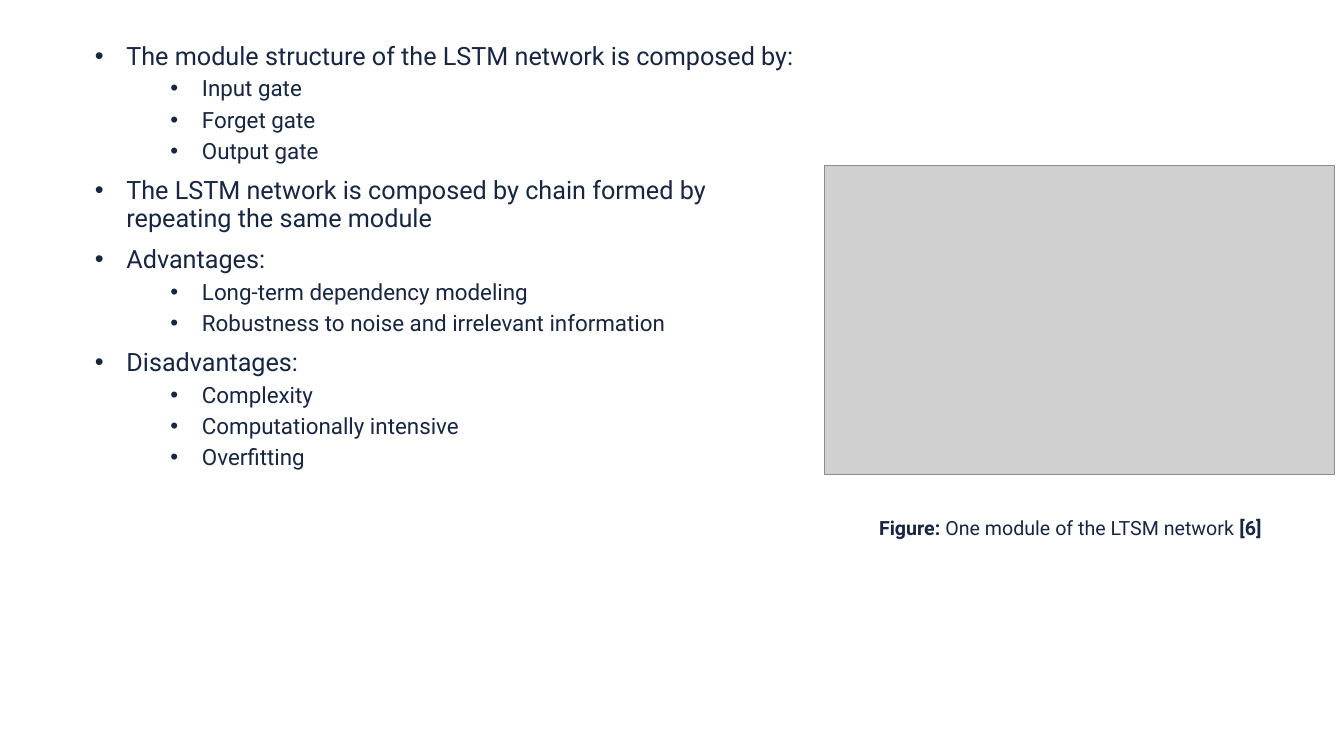
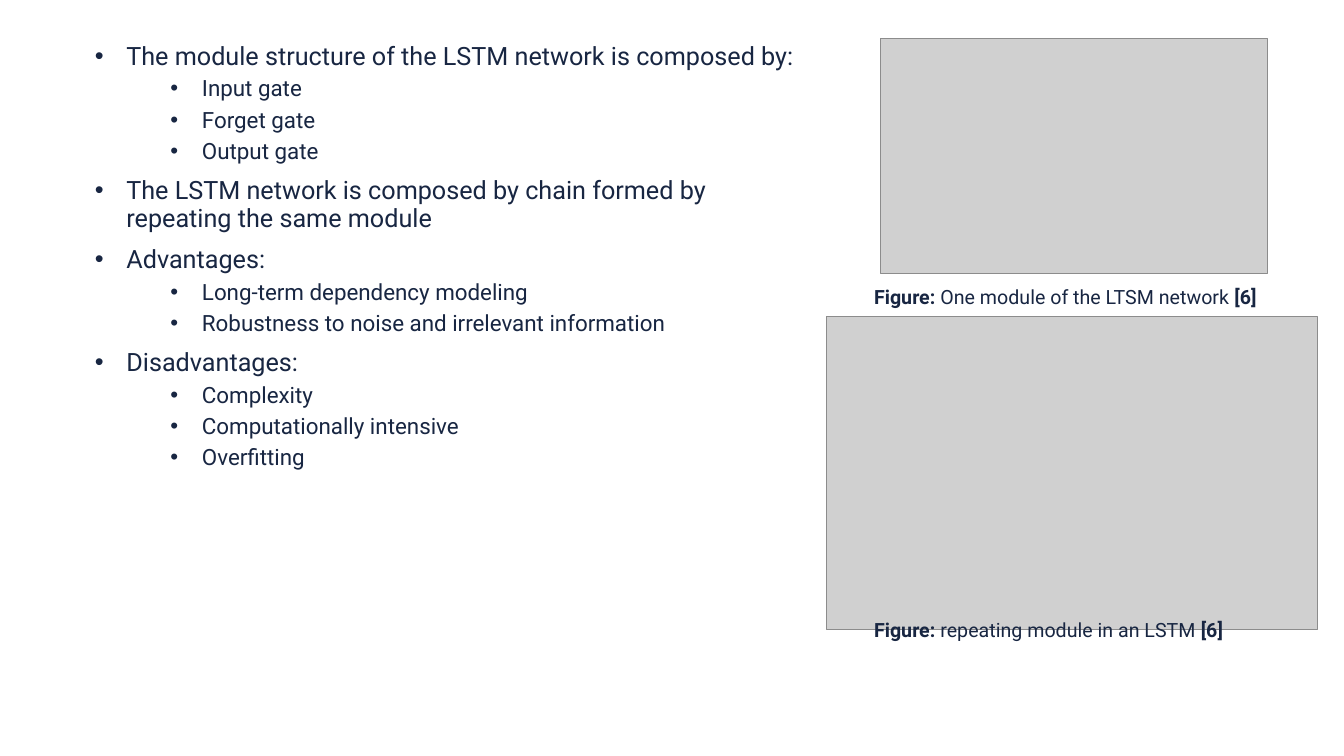
Before and after one commit to silviufilote/S4HDD, a slide deck: slide 15 of Time series project/documentation/slides.pptx. Drawn at 1344x756 pixels with LibreOffice and Linux fonts; fonts in the diff are those of the drawing; grey boxes stand for pictures; background and template pictures are left out. Boxes give left, top, right and bottom in pixels: in the first picture for what was removed or moved away, otherwise in the second. Text is boxed around its words. In the diff, an @@ line names an element or a change of style, - is before the commit and + after.

```diff
--- a/Time series project/documentation/slides.pptx
+++ b/Time series project/documentation/slides.pptx
@@ picture resized from (x1=825, y1=165, x2=1334, y2=475) to (x1=881, y1=38, x2=1268, y2=273) @@
@@ text "Figure: One module of the ..." moved from (x1=879, y1=519, x2=1261, y2=539) to (x1=874, y1=288, x2=1256, y2=308) @@
@@ picture added at (x1=827, y1=317, x2=1318, y2=630) @@
@@ text added at (x1=874, y1=620, x2=1223, y2=643), 14 pt, text #182642 @@
+Figure: repeating module in an LSTM [6]
```
Also in this commit, not shown: 5 other slides changed, 3 other files.
